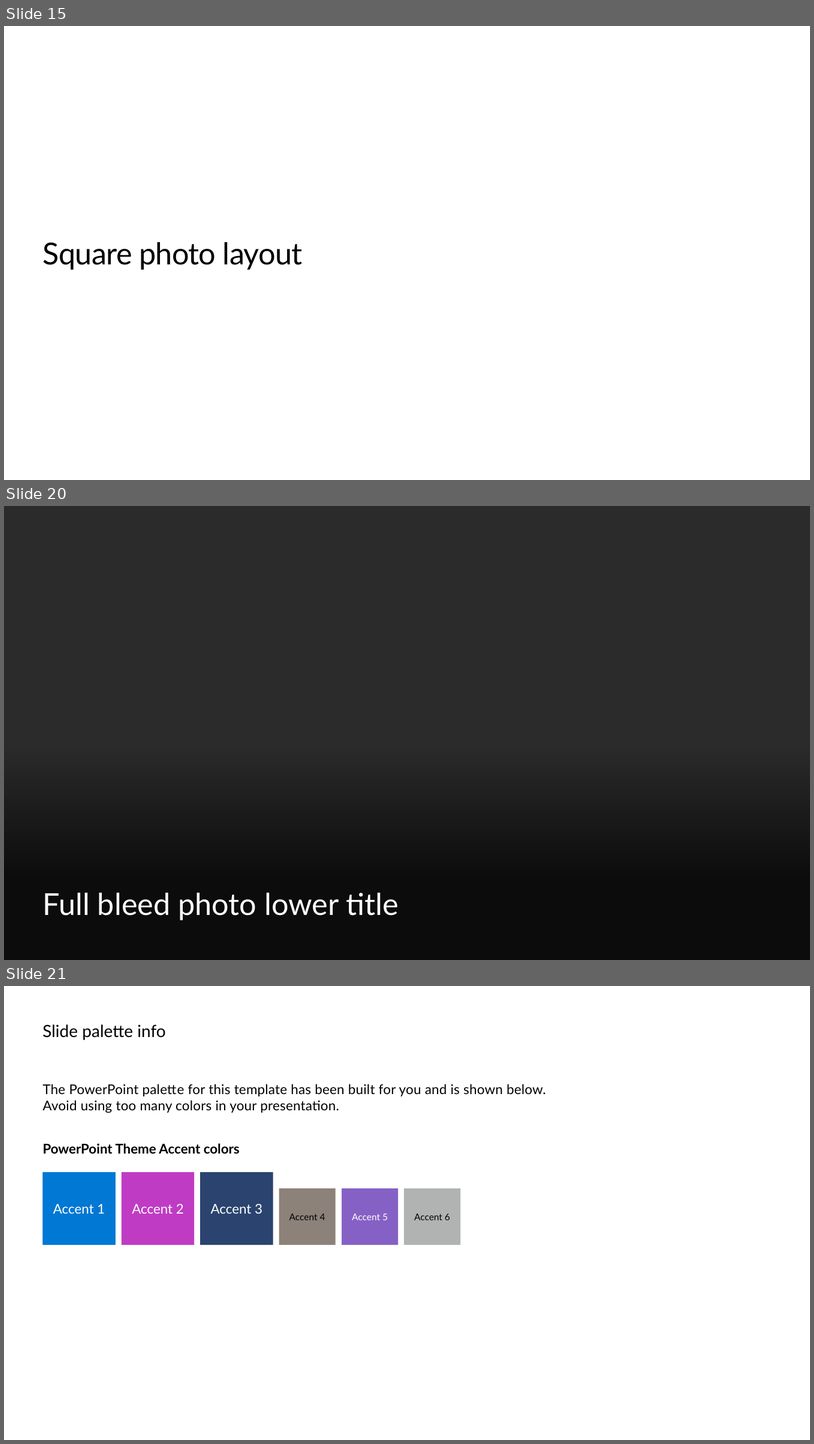
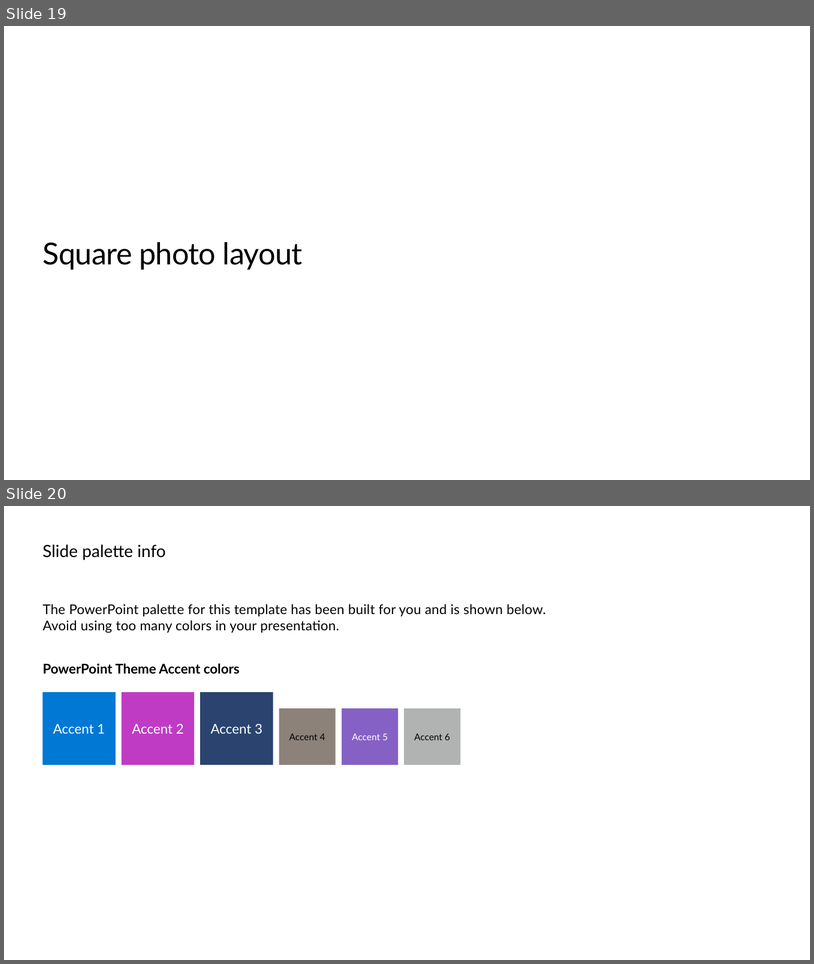
Before and after one commit to microsoft/ignite26-BRK300-building-agentic-retrieval-from-diy-to-foundry-iq, a slide deck: IgniteBRK300-WorkingDeck.pptx. Shown one above the other, each under a label of ours: slides 15, 20 and 21 before the commit, slides 19 and 20 after it; the slides between them are not shown. The pictures are 814x1444 and 814x964 pixels, drawn with LibreOffice and Linux fonts; fonts in the diff are those of the drawing; background and template pictures are left out; a plain dark background stands for a picture behind light text. Boxes give left, top, right and bottom in pixels: in the first picture for what was removed or moved away, otherwise in the second. Text is boxed around its words. In the diff, an @@ line names an element or a change of style, - is before the commit and + after.

```diff
--- a/IgniteBRK300-WorkingDeck.pptx
+++ b/IgniteBRK300-WorkingDeck.pptx
@@ slide 20 removed at (x1=4, y1=506, x2=810, y2=960), background picture (left out) @@
@@ title removed at (x1=43, y1=892, x2=399, y2=920) @@
-Full bleed photo lower title
@@ what was slide 15 is now slide 19 @@
@@ what was slide 21 is now slide 20 @@
```
Also in this commit, not shown: 2 slides changed, 7 slides added, 7 other slides removed, 10 other files.
